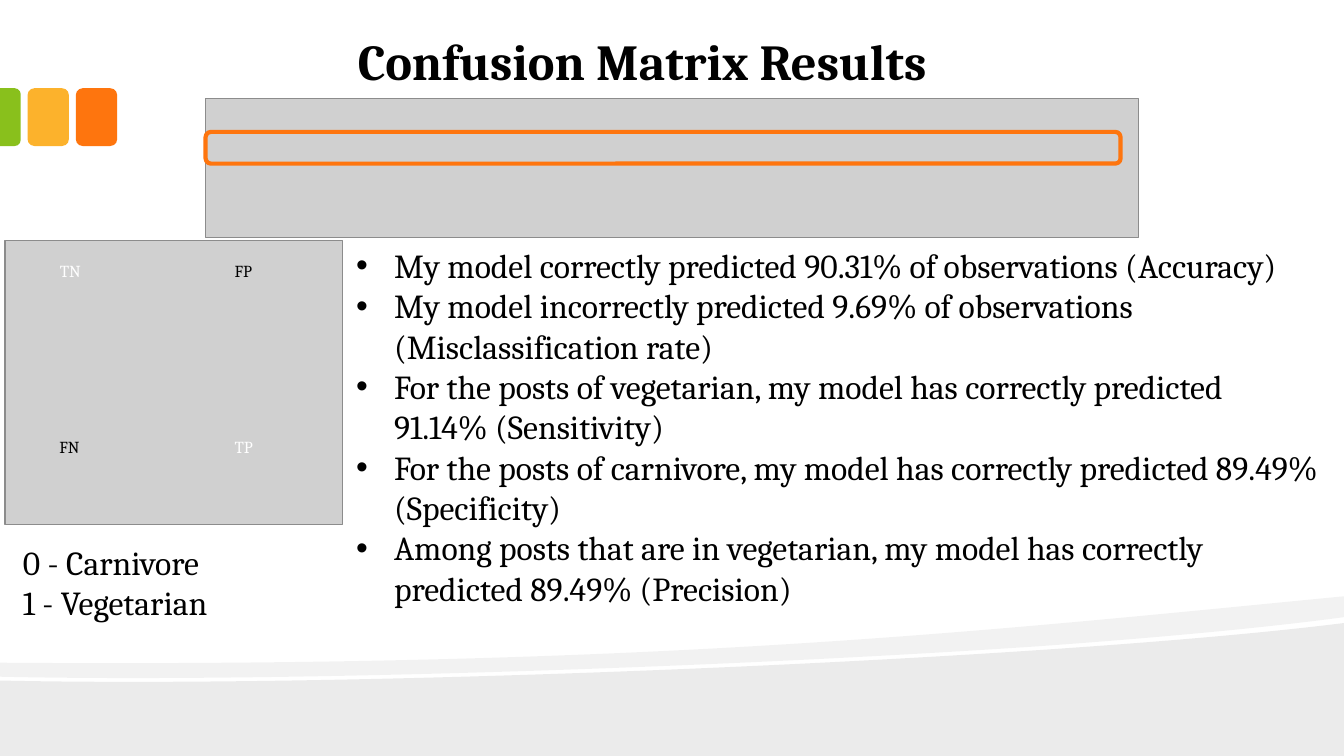
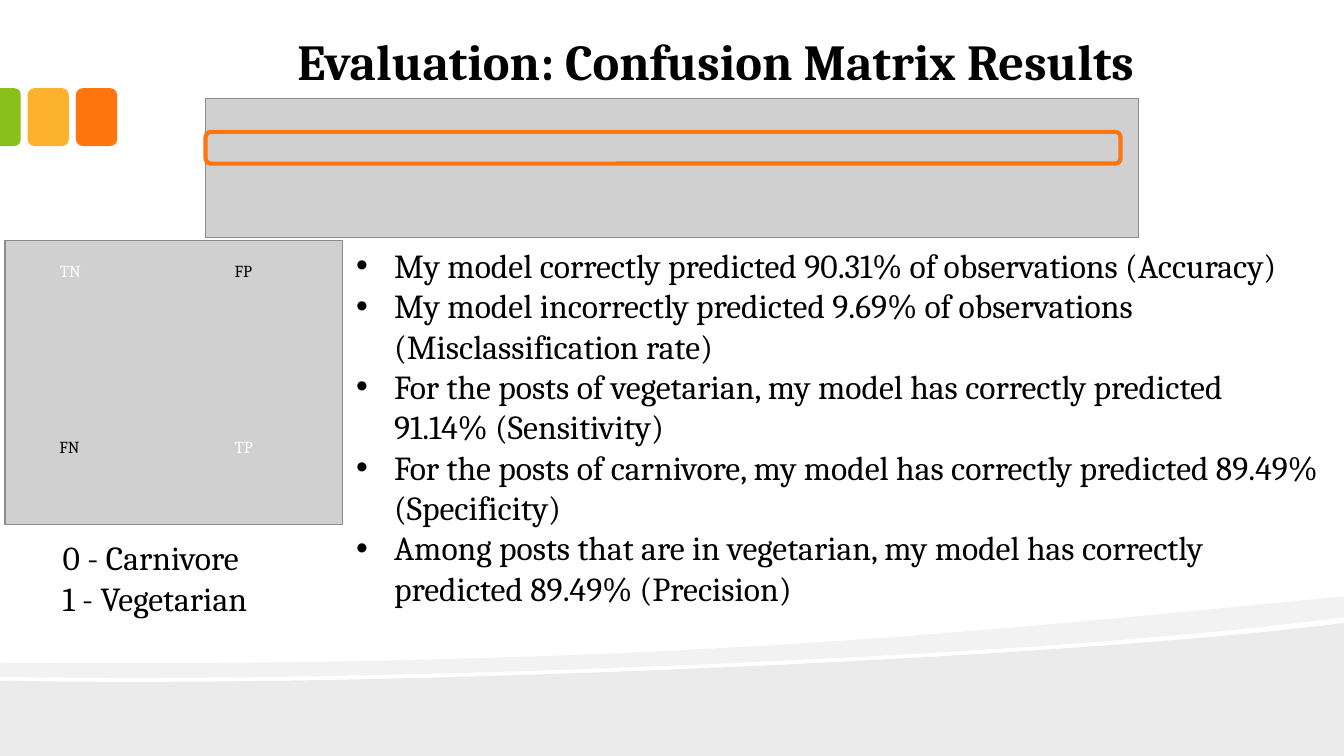
Before and after one commit to JackFongNew/dsiprojects, a slide deck: slide 10 of Vegetarian and Carnivore Classification/Vegetarian and Carnivore Classification.pptx. Drawn at 1344x756 pixels with LibreOffice and Linux fonts; fonts in the diff are those of the drawing; grey boxes stand for pictures. Boxes give left, top, right and bottom in pixels: in the first picture for what was removed or moved away, otherwise in the second. Text is boxed around its words. In the diff, an @@ line names an element or a change of style, - is before the commit and + after.

Commit message:
final

```diff
--- a/Vegetarian and Carnivore Classification/Vegetarian and Carnivore Classification.pptx
+++ b/Vegetarian and Carnivore Classification/Vegetarian and Carnivore Classification.pptx
@@ text at (297,44,1134,81): text changed @@
-Confusion Matrix Results
+Evaluation: Confusion Matrix Results
@@ text "0 - Carnivore": place and size @@
-text "0 - Carnivore" at (23,552,207,623)
+text "0 - Carnivore" at (63,547,247,619)
```
Also in this commit, not shown: 2 other slides changed.
